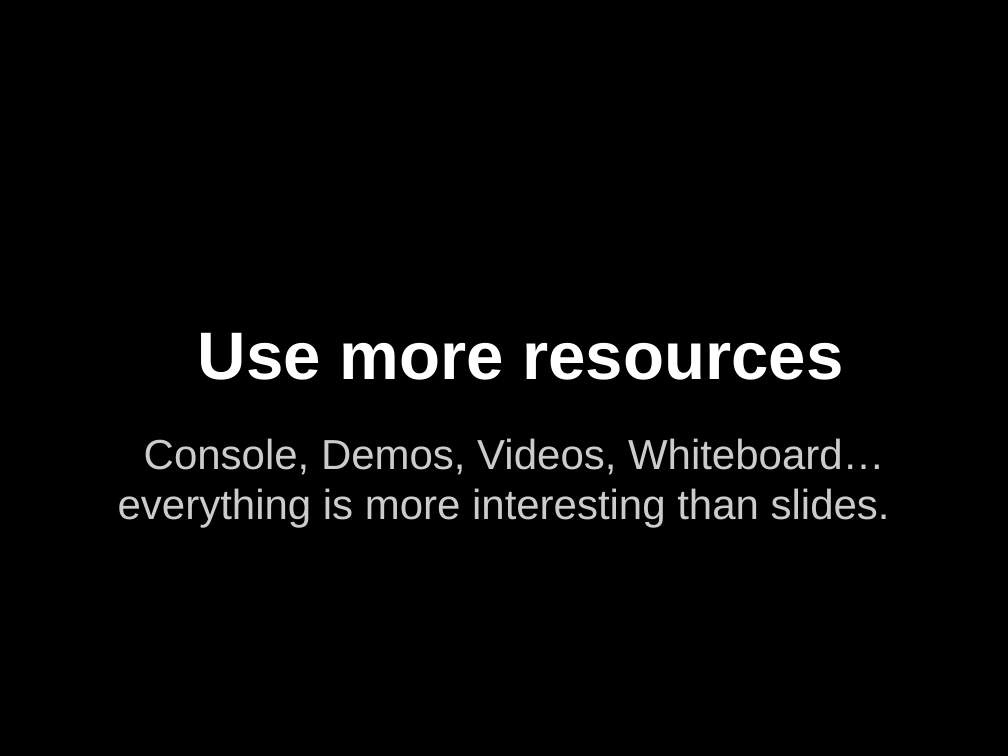
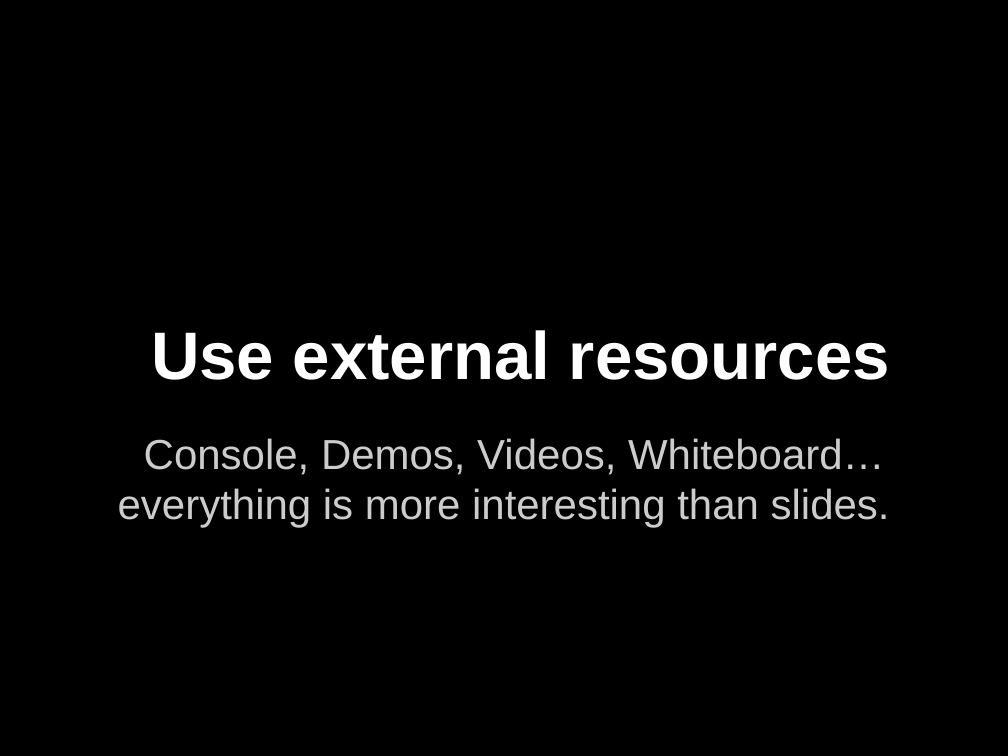
Before and after one commit to nitheeshp/AWSTrainers, a slide deck: slide 15 of Instructor Tips.pptx (slide 22 before the commit). Drawn at 1008x756 pixels with LibreOffice and Linux fonts; fonts in the diff are those of the drawing. Boxes give left, top, right and bottom in pixels: in the first picture for what was removed or moved away, otherwise in the second. Text is boxed around its words. In the diff, an @@ line names an element or a change of style, - is before the commit and + after.

```diff
--- a/Instructor Tips.pptx
+++ b/Instructor Tips.pptx
@@ title at (151,330,890,380): text changed @@
-Use more resources
+Use external resources
```
Also in this commit, not shown: 7 other slides changed.
